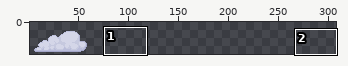
One commit to this pixel-art file: aseprite/cloud.aseprite. The picture above shows the old version from afar; the outline marks the close-up.
Close-up. Earlier state:
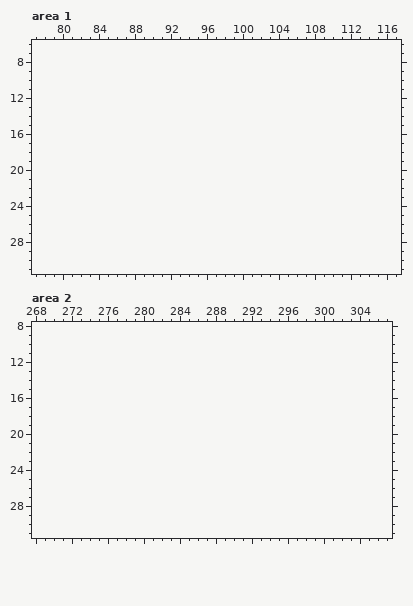
64x32 pixels, 1 frame. Colours within 5 levels of each other are drawn and written as one. Shown: area 1: x 77..117, y 6..31; area 2: x 268..307, y 8..31. The old version is drawn lined up with the new one, on the new canvas. The wide view leaves out empty margins. The commit also changed other parts of the picture, which this record leaves out.
After the commit:
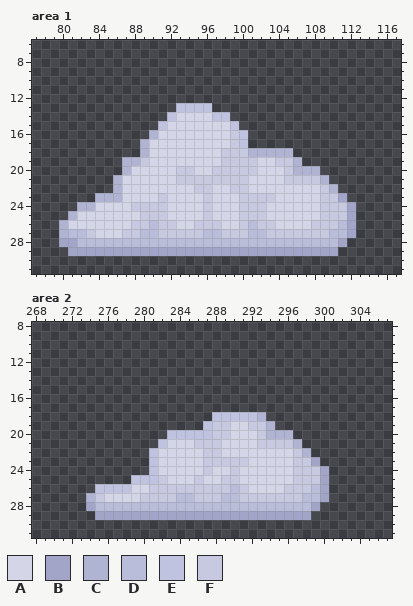
Palette (. is transparent): A #d4d6e8  B #a2a5c8  C #b0b3d1  D #babdda  E #c0c3df  F #c6c9df
The exact change:
canvas 64x32 -> 320x32, the old top-left corner now at 0,7 (the part of the old canvas that was cut away was empty and is not shown)
--- area 1
@@ x 77..117 @@
 12 .........................................
-13 .........................................
-14 .........................................
-15 .........................................
-16 .........................................
-17 .........................................
-18 .........................................
-19 .........................................
-20 .........................................
-21 .........................................
-22 .........................................
-23 .........................................
-24 .........................................
-25 .........................................
-26 .........................................
-27 .........................................
-28 .........................................
-29 .........................................
+13 ................EEEE.....................
+14 ...............EAAAAEE...................
+15 ..............EAAAAAAAE..................
+16 .............CAAAAAAAAFE.................
+17 ............CAAAAAAAAAFE.................
+18 ............CAAAAAAAAFFFCCCCC............
+19 ..........CCFAAAAAAAAFFFFAAFFC...........
+20 ..........CAAAAAFFAAFFFFFAAAFCCC.........
+21 .........CAAAAAAFFFFFFFFAAAAFFFFC........
+22 .........CAAAAAAAAFFAAFFAAAAAAAAFC.......
+23 .......CCCAAAAFAAAAFAAAFFFFAAAAAFFB......
+24 .....CCAAAAFFFFAAAAFAAAFFFAAAAAAFFFB.....
+25 ....CAAAAAAAFFFAAAAFAAAFFFAAAAAAFFFB.....
+26 ...CAAAAAAAFFDFFAAFFFAAFDFFAAAAFFFDB.....
+27 ...CDDFAAAFFDDFFFFFDDFFFDDFFFFFFFDDB.....
+28 ...BBDDDDDDDDDDDDDDDDDDDDDDDDDDDDDB......
+29 ....BBBBBBBBBBBBBBBBBBBBBBBBBBBBBB.......
 30 .........................................
--- area 2
@@ x 268..307 @@
 17 ........................................
-18 ........................................
-19 ........................................
-20 ........................................
-21 ........................................
-22 ........................................
-23 ........................................
-24 ........................................
-25 ........................................
-26 ........................................
-27 ........................................
-28 ........................................
-29 ........................................
+18 ....................EEEEEC..............
+19 ...................EFFAAFFC.............
+20 ...............EEEEEFFAAAFCCC...........
+21 ..............EAAAFFFAAAAFFFFC..........
+22 .............EAAAAAFFAAAAAAAAFC.........
+23 .............EAAAAAFFFFFAAAAAFFB........
+24 .............EAAAAAFAAFAAAAAAFFFB.......
+25 ...........EEEFAAAFAAFFAAAAAAFFFB.......
+26 .......EEEEAAFFFFFFFFFDFAAAAFFFDB.......
+27 ......CFAAAAFFFFDDFFFDDFFFFFFFDDB.......
+28 ......BDDDDDDDDDDDDDDDDDDDDDDDDB........
+29 .......BBBBBBBBBBBBBBBBBBBBBBBB.........
 30 ........................................
